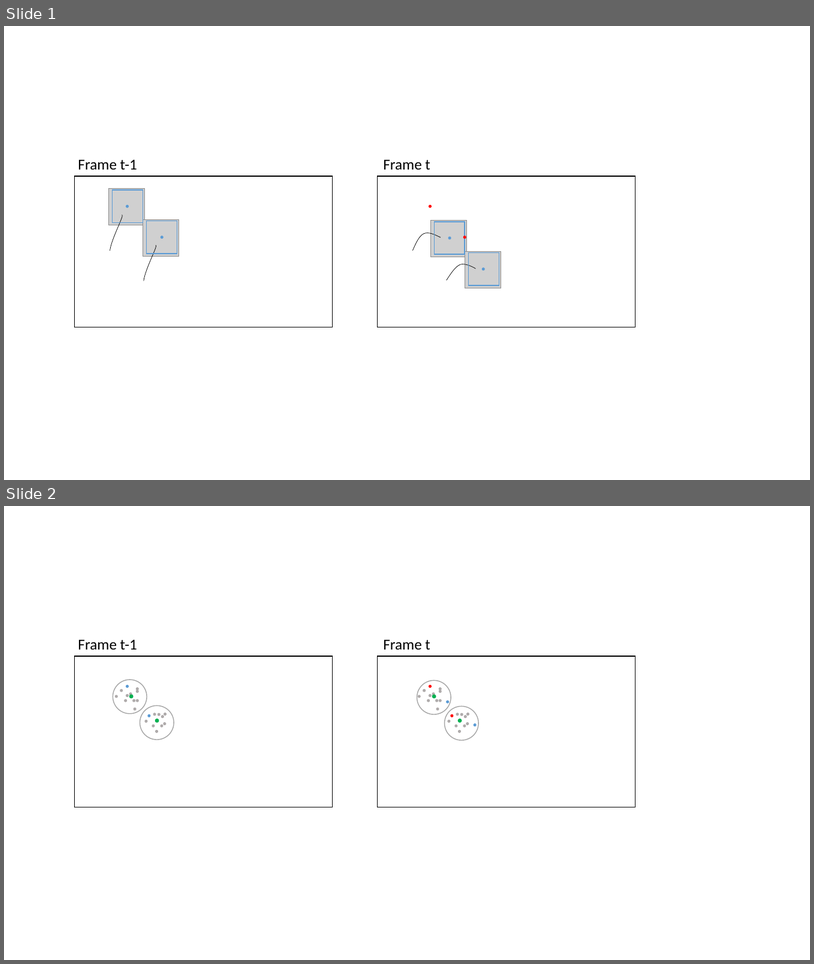
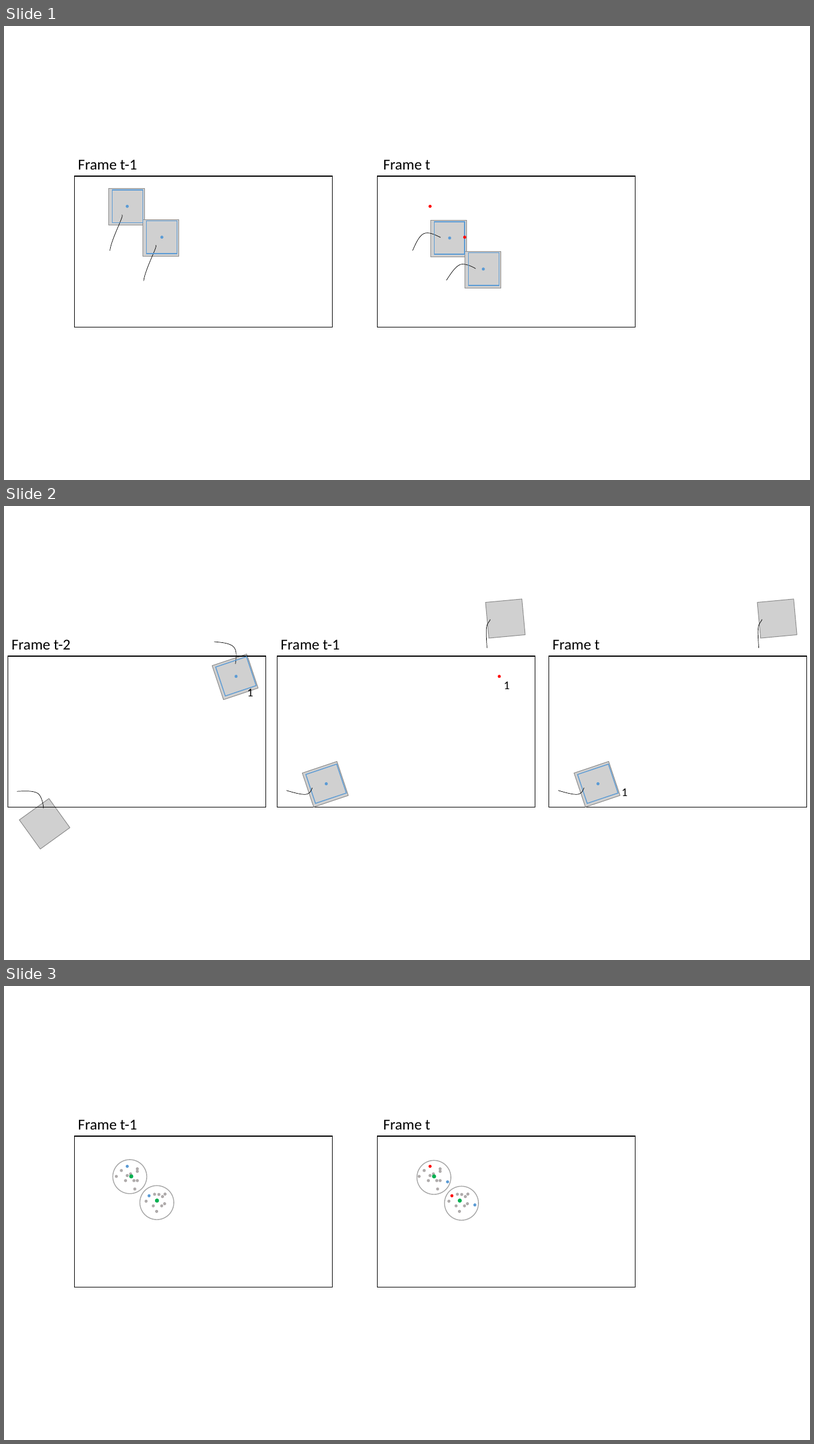
Before and after one commit to TECOLOGYxyz/FlowerTracking, a slide deck: figures/HandDrawnFigures.pptx. Shown one above the other, each under a label of ours: slides 1 and 2 before the commit, slides 1, 2 and 3 after it. The pictures are 814x964 and 814x1444 pixels, drawn with LibreOffice and Linux fonts; fonts in the diff are those of the drawing; grey boxes stand for pictures. Boxes give left, top, right and bottom in pixels: in the first picture for what was removed or moved away, otherwise in the second. Text is boxed around its words. In the diff, an @@ line names an element or a change of style, - is before the commit and + after.

Commit message:
Added figure

```diff
--- a/figures/HandDrawnFigures.pptx
+++ b/figures/HandDrawnFigures.pptx
@@ slide 2 added at [4, 506, 810, 960], background #FFFFFF @@
@@ picture added at [486, 599, 525, 638] @@
@@ picture added at [758, 599, 797, 638] @@
@@ freeform shape added at [487, 619, 491, 648], outline #000000 0.5 pt @@
@@ freeform shape added at [758, 619, 762, 648], outline #000000 0.5 pt @@
@@ text added at [12, 639, 71, 649], 18 pt, text #000000 @@
+Frame t-2
@@ freeform shape added at [215, 636, 240, 668], outline #000000 0.5 pt @@
@@ text added at [281, 639, 340, 650], 18 pt, text #000000 @@
+Frame t-1
@@ text added at [553, 639, 600, 649], 18 pt, text #000000 @@
+Frame t
@@ rectangle added at [8, 656, 266, 807], outline #000000 1 pt @@
@@ picture added at [213, 654, 258, 699] @@
@@ rectangle added at [215, 657, 256, 696], outline #5B9BD5 1 pt @@
@@ rectangle added at [278, 656, 536, 807], outline #000000 1 pt @@
@@ rectangle added at [549, 656, 807, 807], outline #000000 1 pt @@
@@ ellipse added at [234, 675, 238, 678], fill #5B9BD5 @@
@@ ellipse added at [498, 675, 501, 678], fill #FF0000 @@
@@ text added at [504, 681, 510, 689], 14 pt, text #000000 @@
+1
@@ text added at [248, 687, 254, 696], 14 pt, text #000000 @@
+1
@@ picture added at [303, 762, 348, 807] @@
@@ rectangle added at [306, 764, 347, 803], outline #5B9BD5 1 pt @@
@@ picture added at [574, 762, 620, 807] @@
@@ rectangle added at [578, 764, 618, 803], outline #5B9BD5 1 pt @@
@@ freeform shape added at [17, 782, 47, 815], outline #000000 0.5 pt @@
@@ freeform shape added at [287, 787, 312, 794], outline #000000 0.5 pt @@
@@ ellipse added at [325, 781, 329, 785], fill #5B9BD5 @@
@@ freeform shape added at [559, 787, 585, 794], outline #000000 0.5 pt @@
@@ ellipse added at [596, 781, 600, 785], fill #5B9BD5 @@
@@ text added at [622, 788, 628, 796], 14 pt, text #000000 @@
+1
@@ picture added at [20, 799, 70, 849] @@
@@ what was slide 2 is now slide 3 @@
```
